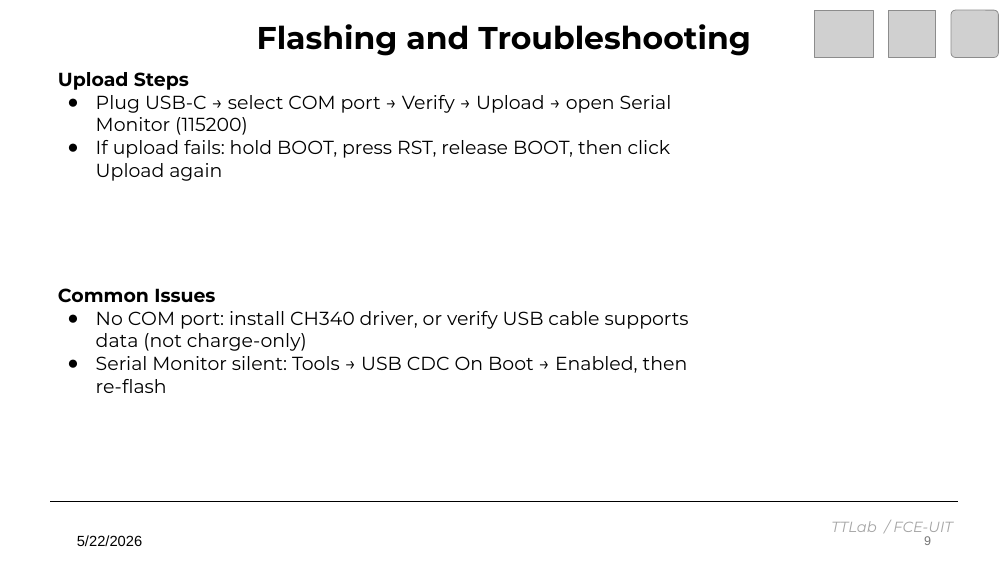
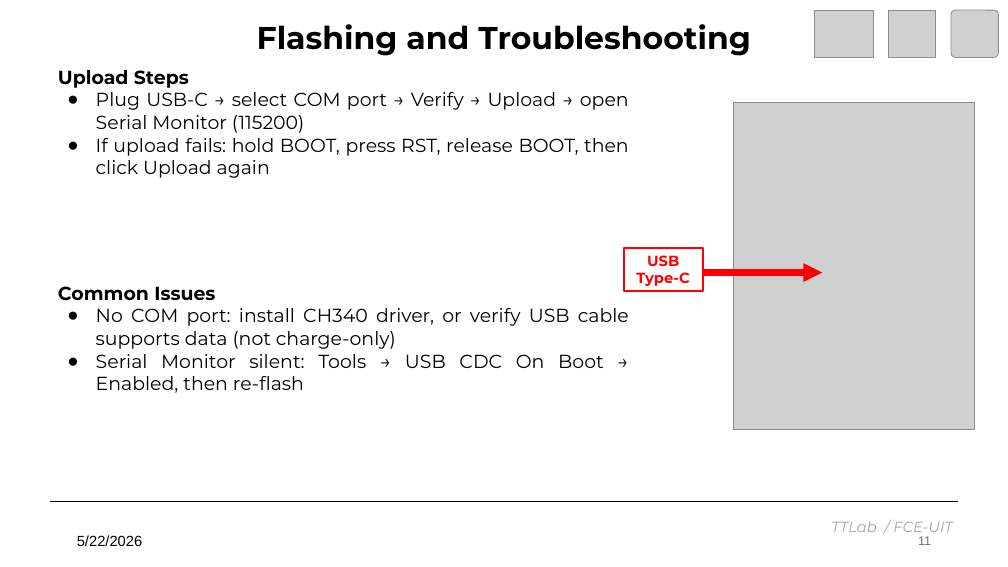
Before and after one commit to TuanPT176/OCP_Antenna_Control, a slide deck: slide 11 of ESP32C3_PE64906_TTLAB.pptx (slide 9 before the commit). Drawn at 1008x567 pixels with LibreOffice and Linux fonts; fonts in the diff are those of the drawing; grey boxes stand for pictures. Boxes give left, top, right and bottom in pixels: in the first picture for what was removed or moved away, otherwise in the second. Text is boxed around its words. In the diff, an @@ line names an element or a change of style, - is before the commit and + after.

```diff
--- a/ESP32C3_PE64906_TTLAB.pptx
+++ b/ESP32C3_PE64906_TTLAB.pptx
@@ text "Upload Steps" at box(58, 70, 629, 178): alignment left to justified @@
@@ picture added at box(734, 102, 975, 430) @@
@@ text "Common Issues" at box(58, 286, 629, 393): alignment left to justified @@
@@ rectangle added at box(624, 248, 702, 291), fill #FFFFFF, outline #FF0000 2 pt, 14 pt, text #FF0000, bold @@
+USB Type-C
@@ arrow added from (702, 273) to (823, 273), #FF0000 6 pt @@
@@ page number at box(918, 536, 931, 545): text changed @@
-9
+11
```
Also in this commit, not shown: 6 other slides changed, 2 slides added, 2 other files.
